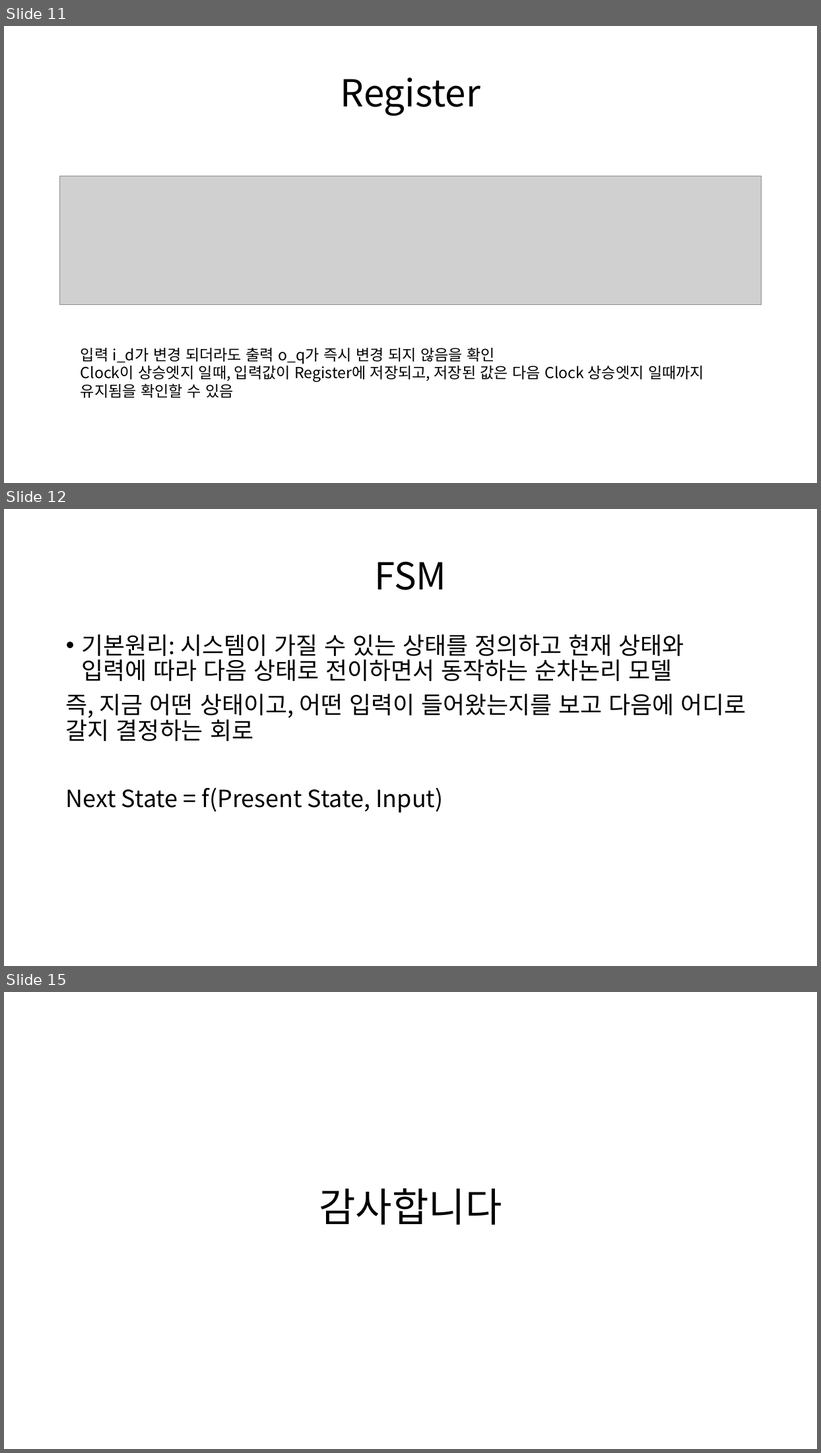
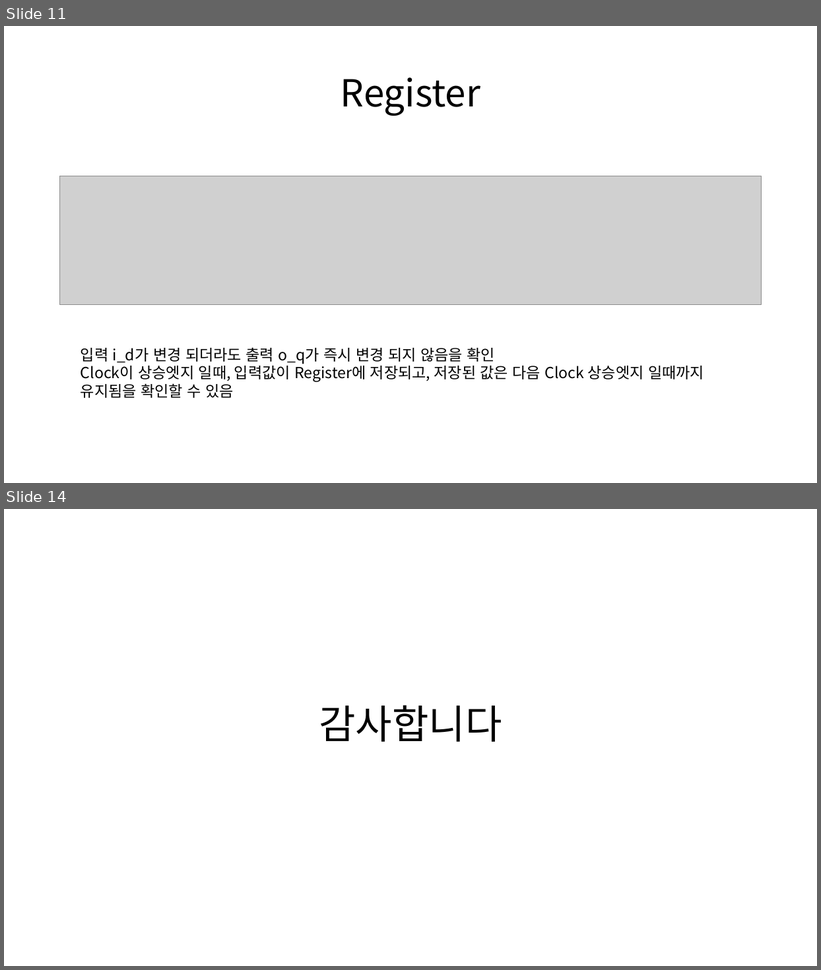
Before and after one commit to HwanSik0513/Basic_SoC_implementation, a slide deck: 방학 과제.pptx. Shown one above the other, each under a label of ours: slides 11, 12 and 15 before the commit, slides 11 and 14 after it; the slides between them are not shown. The pictures are 821x1453 and 821x970 pixels, drawn with LibreOffice and Linux fonts; fonts in the diff are those of the drawing; grey boxes stand for pictures. Boxes give left, top, right and bottom in pixels: in the first picture for what was removed or moved away, otherwise in the second. Text is boxed around its words. In the diff, an @@ line names an element or a change of style, - is before the commit and + after.

```diff
--- a/방학 과제.pptx
+++ b/방학 과제.pptx
@@ slide 12 removed at bbox=[4, 509, 817, 966], background #FFFFFF @@
@@ title removed at bbox=[374, 562, 446, 590] @@
-FSM
@@ text removed at bbox=[66, 634, 746, 813] @@
-• 기본원리: 시스템이 가질 수 있는 상태를 정의하고 현재 상태와 입력에 따라 다음 상태로 전이하면서 동작하는 순차논리 모델
-즉, 지금 어떤 상태이고, 어떤 입력이 들어왔는지를 보고 다음에 어디로 갈지 결정하는 회로
-Next State = f(Present State, Input)
@@ what was slide 15 is now slide 14 @@
```
Also in this commit, not shown: 2 slides changed.
